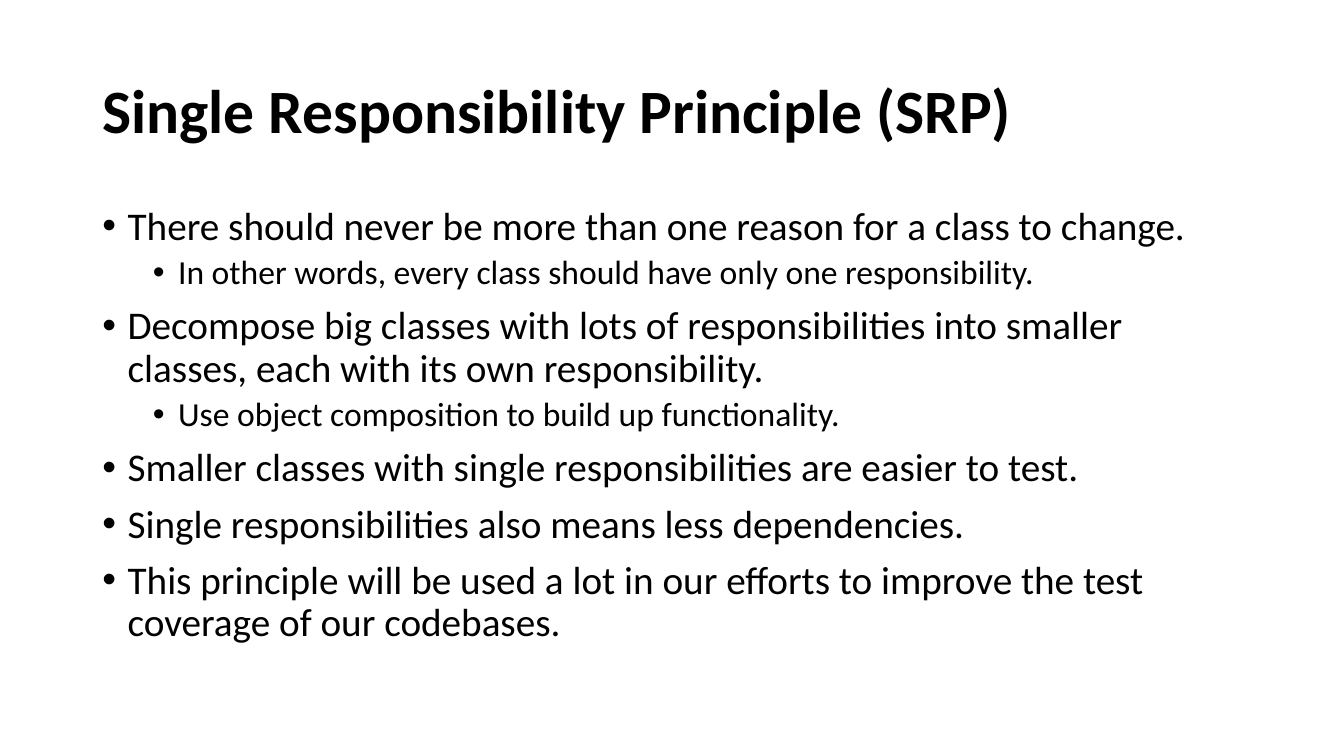
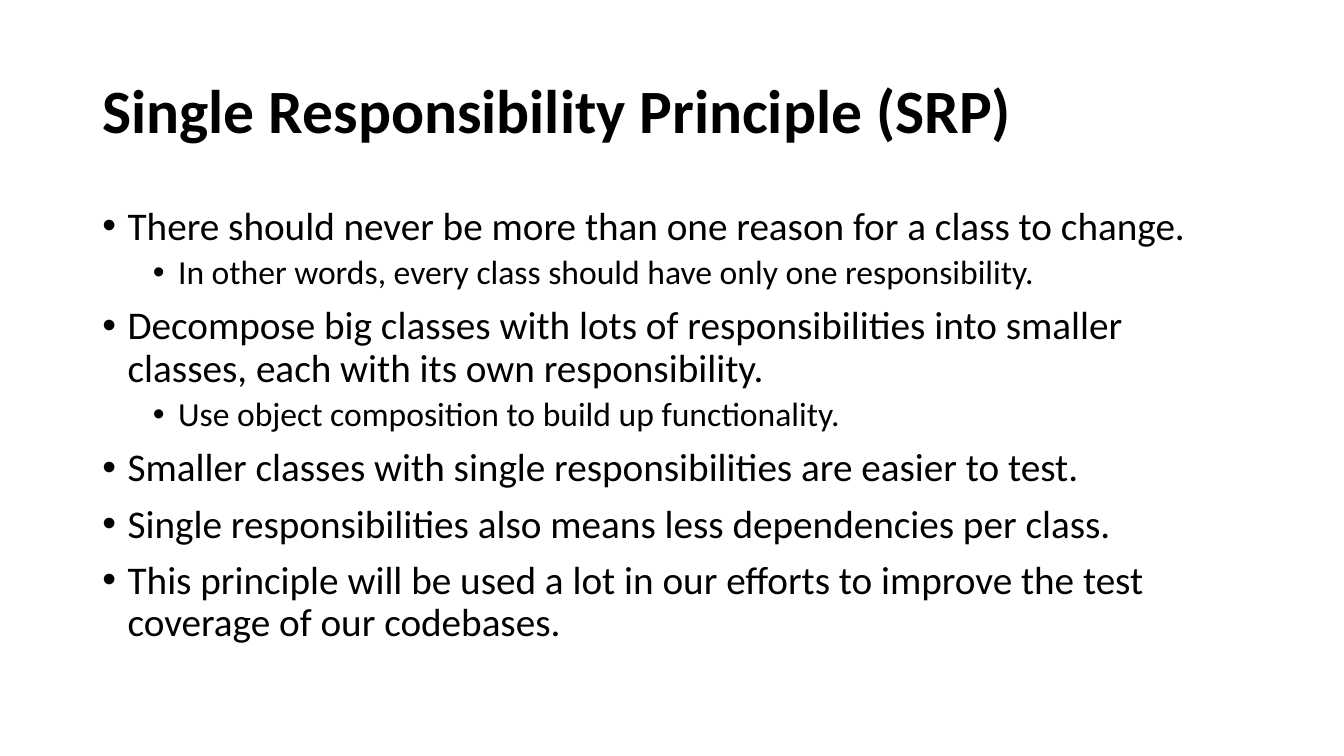
Before and after one commit to cebartling/test-driven, a slide deck: slide 3 of presentations/SOLID Design Principles.pptx. Drawn at 1344x756 pixels with LibreOffice and Linux fonts; fonts in the diff are those of the drawing. Boxes give left, top, right and bottom in pixels: in the first picture for what was removed or moved away, otherwise in the second. Text is boxed around its words. In the diff, an @@ line names an element or a change of style, - is before the commit and + after.

Commit message:
Presentation changes

```diff
--- a/presentations/SOLID Design Principles.pptx
+++ b/presentations/SOLID Design Principles.pptx
@@ text at <box>128,510,1111,545</box>: text changed @@
-• Single responsibilities also means less dependencies.
+• Single responsibilities also means less dependencies per class.
```
